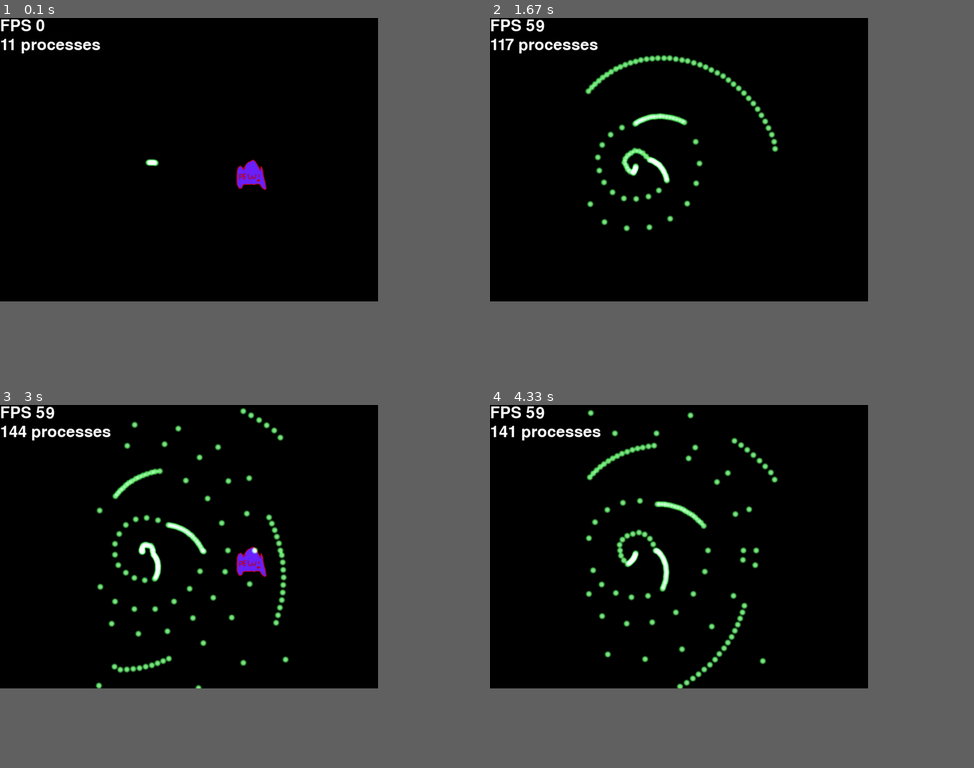
Above: before the commit, frames 1-4 (two rows, left to right).
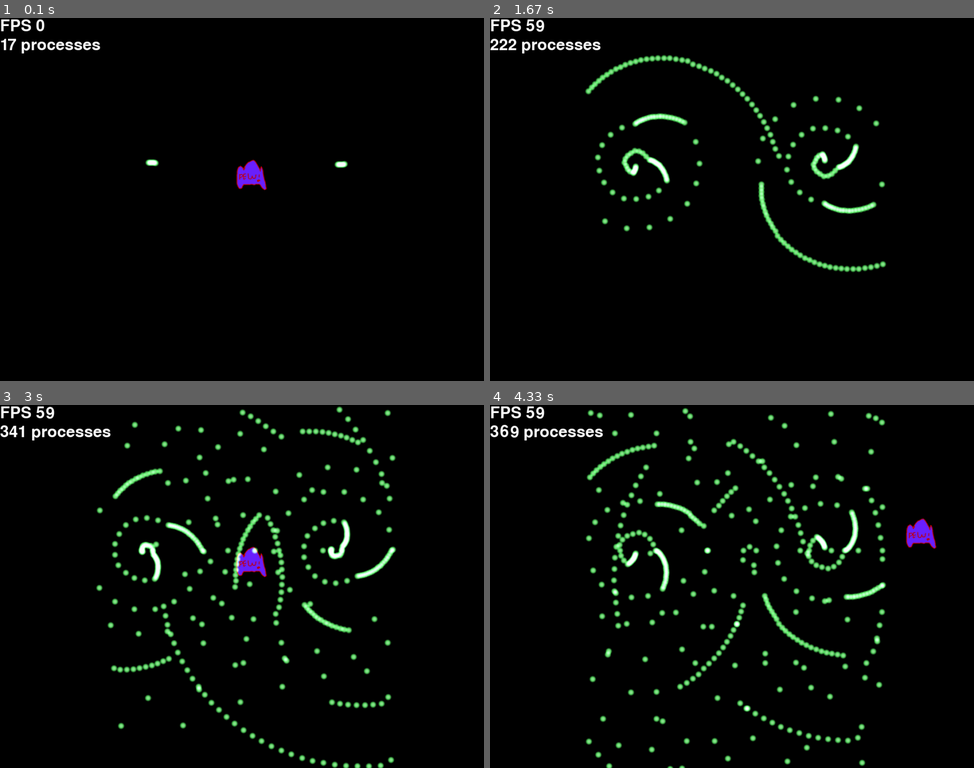
Above: after the commit, the same moments.

Repository: Fiona/Myrmidon
Game: pygame game, started from concept.py
Two runs of this game, one before a commit and one after it. Both use one fixed random seed, a clock stepped at 60 frames per second and the inputs below. The source is Python 2; it was converted automatically to run under Python 3.
Inputs (mouse positions are in pixels of both pictures, inside the frame that each line leads up to):
- Up to frame 1 (0.1 s): no input
- Up to frame 2 (1.67 s): hold Right 0.33-0.8 s; move the mouse to (712, 214) at 0.37 s; hold Up 0.83-1.13 s; move the mouse to (886, 188) at 0.87 s; tap Space at 0.9, 1.23, 1.53 s; hold Right 1.17-1.63 s; move the mouse to (615, 203) at 1.2 s
- Up to frame 3 (3 s): hold Left 1.67-2.2 s; move the mouse to (91, 532) at 1.7 s; tap Space at 1.73, 2.03, 2.3, 2.63, 2.93 s; hold Down 2.23-2.53 s; move the mouse to (314, 459) at 2.27 s; hold Left 2.57-2.97 s; move the mouse to (300, 619) at 2.6 s
- Up to frame 4 (4.33 s): hold Up 3-3.37 s; move the mouse to (741, 463) at 3.03 s; tap Space at 3.07, 3.47, 3.77, 4.13 s; hold Right 3.4-4.03 s; move the mouse to (557, 575) at 3.43 s; hold Down from 4.07 s (still down); move the mouse to (736, 622) at 4.1 s
In our replay, the window is 703x527 before the commit and 900x675 after it. These sizes can differ from the game's own. Grey fills any space a smaller window leaves; there, only what the larger window draws over its background counts as a difference.

The runs differ from the first frame. In frame 1, 0.1% of the frame differs, in the area x 1-72%, y 5-48%; in frame 2, 2.5%; in frame 3, 4.1%; in frame 4, 5.4%, in the area x 0-93%, y 0-100%.

Commit message:
made various miscelanious optimisations to drawing

Diff:
--- a/backend_gfx_opengl.py
+++ b/backend_gfx_opengl.py
@@ -35,9 +35,8 @@
 
 
 import os, pygame, math
+
 from OpenGL.GL import *
-OpenGL.ERROR_CHECKING=False
-
 from OpenGL.GLU import *
 from pygame.locals import *
 
@@ -102,12 +101,13 @@
 			if hasattr(process, "normal_draw") and process.normal_draw == False:
 				dont_draw = True
 
-			if not process.image:
+			if not process.image or process.alpha <= 0.0:
 				dont_draw = True
 
 			if not dont_draw:
-				glLoadIdentity()
-
+				glPushMatrix()
+
+				# get actual place to draw
 				draw_x, draw_y = process.get_screen_draw_position()
 
 				# glrotate works by you translating to the point around which you wish to rotate
@@ -120,47 +120,37 @@
 					glRotatef(process.rotation, 0, 0, 1)
 					glTranslatef(-x, -y, 0)
 
+				# move to correct draw pos
 				glTranslatef(draw_x, draw_y, 0.0)
 
+				# scale if necessary
 				if not process.scale == 1.0:
 					glTranslatef(process.scale_point[0], process.scale_point[1], 0)
 					glScalef(process.scale, process.scale, 1.0)
 					glTranslatef(-process.scale_point[0], -process.scale_point[1], 0)
 
+				# bending function
 				if not process.blend == self.prev_blend:
 					if process.blend:
 						glBlendFunc(GL_SRC_ALPHA, GL_ONE)
 					else:
 						glBlendFunc(GL_SRC_ALPHA, GL_ONE_MINUS_SRC_ALPHA)
-
 				self.prev_blend = process.blend
 
+				# draw the triangle strip
 				glEnable(GL_TEXTURE_2D)
-
 				if not self.last_image == process.image.surfaces[process.image_seq]:
 					glBindTexture(GL_TEXTURE_2D, process.image.surfaces[process.image_seq])
 					self.last_image = process.image.surfaces[process.image_seq]
-
-				glCallList(process._texture_list)
+				glColor4f(process.colour[0], process.colour[1], process.colour[2], process.alpha)
+				glCallList(process.image.surfaces_draw_lists[process.image_seq])
+
+				glPopMatrix()
 
 			if hasattr(process, "draw"):
 				process.draw()
 
 
-	def create_texture_list(self, process, image):
-		if not image:
-			return
-
-		new_list = glGenLists(1)
-		glNewList(new_list, GL_COMPILE)
-
-		glColor4f(process.colour[0], process.colour[1], process.colour[2], process.alpha)
-
-		self.draw_textured_quad(image.width, image.height)
-
-		glEndList()
-
-		return new_list
 
 	def draw_textured_quad(self, width, height, repeat = None):
 		if repeat == None:
@@ -195,14 +185,9 @@
 		if not process.image:
 			return
 
-		process._texture_list = self.create_texture_list(process, process.image)
-
 
 	def remove_process(self, process):
 		self.processes_z_order_list.remove(process)
-		if not process._texture_list == None:
-			glDeleteLists(process._texture_list, 1)
-
 
 
 	def alter_x(self, process, x):
@@ -217,23 +202,13 @@
 	def alter_image(self, process, image):
 		if not process.image:
 			return
-
-		if not process._texture_list == None:
-			glDeleteLists(process._texture_list, 1)
-
 		process.image.surface = process.image.surfaces[process.image_seq]
-		process._texture_list = self.create_texture_list(process, process.image)
 
 	def alter_colour(self, process, colour):
-		if not process._texture_list == None:
-			glDeleteLists(process._texture_list, 1)
-		process._texture_list = self.create_texture_list(process, process.image)
+		pass
 
 	def alter_alpha(self, process, alpha):
-		if not process._texture_list == None:
-			glDeleteLists(process._texture_list, 1)
-		process._texture_list = self.create_texture_list(process, process.image)
-
+		pass
 
 	def new_image(self, width, height, colour = None):
 		# We need to work out the nearest power of 2
@@ -254,7 +229,7 @@
 
 	def draw_line(self, start, finish, colour = (1.0,1.0,1.0,1.0), width = 5.0, noloadidentity = False):
 		if not noloadidentity:
-			glLoadIdentity()
+			glPushMatrix()
 
 		glColor4f(*colour)
 		glLineWidth(width)
@@ -266,10 +241,12 @@
 		glVertex2f(finish[0], finish[1])
 		glEnd()
 
+		if not noloadidentity:
+			glPopMatrix()
 
 	def draw_circle(self, position, radius, colour = (1.0,1.0,1.0,1.0), width = 5.0, filled = False, accuracy = 24, noloadidentity = False):
 		if not noloadidentity:
-			glLoadIdentity()
+			glPushMatrix()
 
 		glDisable(GL_TEXTURE_2D)
 
@@ -287,12 +264,15 @@
 
 		glEnable(GL_TEXTURE_2D)
 
+		if not noloadidentity:
+			glPopMatrix()
+
 
 	def draw_rectangle(self, top_left, bottom_right, colour = (1.0,1.0,1.0,1.0), filled = True, width = 2.0, noloadidentity = False):
 		four_colours = True if hasattr(colour[0], "__iter__") else False
 
 		if not noloadidentity:
-			glLoadIdentity()
+			glPushMatrix()
 
 		glDisable(GL_TEXTURE_2D)
 
@@ -322,6 +302,9 @@
 
 		glEnable(GL_TEXTURE_2D)
 
+		if not noloadidentity:
+			glPopMatrix()
+
 
 	def rgb_to_colour(self, colour):
 		col = []
@@ -333,6 +316,7 @@
 	class Image(object):
 
 		surfaces = []
+		surfaces_draw_lists = []
 		surface = None
 		width = 0
 		height = 0
@@ -340,6 +324,7 @@
 		def __init__(self, image = None, sequence = False, width = None, height = None, for_repeat = False):
 
 			self.surfaces = []
+			self.surfaces_draw_lists = []
 
 			if image == None:
 				return
@@ -371,6 +356,9 @@
 				self.height = (height if not height == None else raw_surface.get_height())
 				self.surface = self.gl_image_from_surface(raw_surface, self.width, self.height, for_repeat)
 				self.surfaces.append(self.surface)
+
+			for surf in self.surfaces:
+				self.surfaces_draw_lists.append(self.create_draw_list(surf))
 
 
 		def gl_image_from_surface(self, raw_surface, width, height, for_repeat):
@@ -391,6 +379,21 @@
 			gluBuild2DMipmaps(GL_TEXTURE_2D, 4, width, height, GL_RGBA, GL_UNSIGNED_BYTE, data)
 
 			return tex
+
+
+		def create_draw_list(self, surface):
+			new_list = glGenLists(1)
+			glNewList(new_list, GL_COMPILE)
+			MyrmidonGame.engine['gfx'].draw_textured_quad(self.width, self.height)
+			glEndList()
+			return new_list
+
+
+		def __del__(self):
+			for list in self.surfaces_draw_lists:
+				glDeleteLists(list, 1)
+			for surf in self.surfaces:
+				glDeleteTextures(surf)
 
 
 	class Text(MyrmidonProcess):
--- a/backend_window_pygame.py
+++ b/backend_window_pygame.py
@@ -53,6 +53,7 @@
 		if self.opengl:
 			pygame.display.gl_set_attribute(pygame.locals.GL_MULTISAMPLEBUFFERS, 1)
 			pygame.display.gl_set_attribute(pygame.locals.GL_MULTISAMPLESAMPLES, 4)
+			pygame.display.gl_set_attribute(pygame.locals.GL_SWAP_CONTROL, 0)
 			self.flags = pygame.OPENGL | pygame.DOUBLEBUF | pygame.HWSURFACE
 
 		if MyrmidonGame.full_screen:
@@ -60,7 +61,7 @@
 
 		# Check we can set the resolution at this mode
 		try:
-			self.screen = pygame.display.set_mode(MyrmidonGame.screen_resolution, flags)
+			self.screen = pygame.display.set_mode(MyrmidonGame.screen_resolution, self.flags)
 		except Exception, e:
 			# Video mode can't be set, fall back
 			if "video mode" in str(e):
--- a/myrmidon.py
+++ b/myrmidon.py
@@ -144,19 +144,17 @@
 			if cls.engine['input']:
 				cls.engine['input'].process_input()
 
-			cls.engine['gfx'].update_screen_pre()
-
 			for process in cls.process_list:
 				if hasattr(process, "execute"):
 					cls.current_process_executing = process
 					process._iterate_generator()
 
+			cls.engine['gfx'].update_screen_pre()
 			cls.engine['gfx'].draw_processes(cls.process_list)
-
 			cls.engine['gfx'].update_screen_post()
 
 			cls.fps = int(cls.clock.get_fps())
-			timerunning = cls.clock.tick(cls.current_fps)
+			cls.clock.tick(cls.current_fps)
 
 
 	@classmethod
@@ -413,8 +411,6 @@
 	_is_text = False
 	_generator = None
 
-	_texture_list = None
-
 	def __init__(self, *args, **kargs):
 		if not MyrmidonGame.started:
 			MyrmidonGame.start_game()
